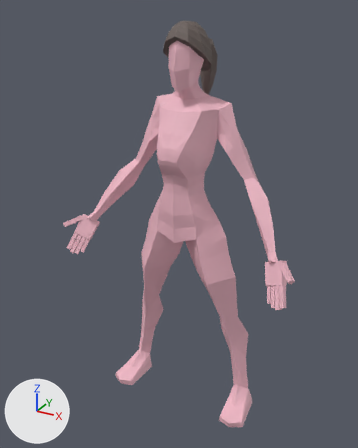
The Blender file promo/models/extra_female.blend, before and after one commit.
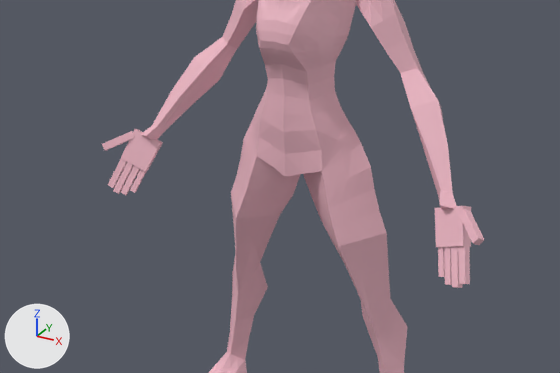
Old and new are each drawn whole from a 50 mm lens placed at (0.876, -1.738, 1.674), pointed at (-0.035, -0.081, 0.846) and again close up on the part from 0% to 95% of the width and 30% to 81% of the height. Lighting does not change. The marker at lower left points along +X, +Y and +Z. The first two pictures are the older version.

Script lines for the objects in view, before the commit:
```python
me_extra_female_mesh = bpy.data.meshes.new('Extra_female_Mesh')
me_extra_female_mesh.from_pydata(...)  # 1844 vertices, 1508 faces; spans x -0.51..0.51, y -0.28..0.04, z 0.0..1.61
me_extra_female_mesh.materials.append(mat_extra_female_mat)  # pink #efb8c5
ob_extra_female_body = bpy.data.objects.new('Extra_female_Body', me_extra_female_mesh)
ob_extra_female_body.location = (0.0, 0.0, 0.0)
```
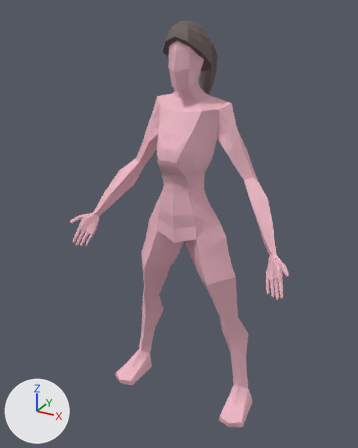
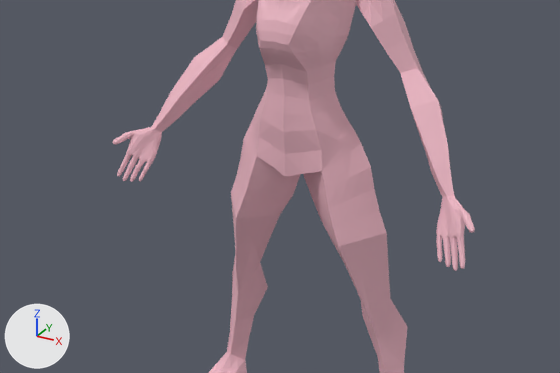
Edits to the bpy script that builds the scene:
```text
Change me_extra_female_mesh:
    used by ob_extra_female_body; location = (0.0, 0.0, 0.0)
    remove me_extra_female_mesh.from_pydata(...)  # 1844 vertices, 1508 faces; spans x -0.51..0.51, y -0.28..0.04, z 0.0..1.61
    add me_extra_female_mesh.from_pydata(...)  # 2452 vertices, 2296 faces; spans x -0.49..0.49, y -0.25..0.04, z 0.0..1.61
    me_extra_female_mesh part 1: 8 loose pieces with 64 vertices, spanning x -0.49..0.49, y -0.28..-0.23, z 0.68..0.73, are deleted
    me_extra_female_mesh part 2: 15 vertices moved from x -0.48..-0.39, y -0.25..-0.17, z 0.72..0.86 to x -0.48..-0.36, y -0.25..-0.14, z 0.72..0.91; 78 vertices removed from x -0.51..-0.38, y -0.27..-0.16, z 0.7..0.86; 414 vertices added at x -0.49..-0.35, y -0.25..-0.11, z 0.72..0.89
    me_extra_female_mesh part 3: 15 vertices moved from x 0.39..0.48, y -0.25..-0.17, z 0.72..0.86 to x 0.36..0.48, y -0.25..-0.14, z 0.72..0.91; 77 vertices removed from x 0.38..0.51, y -0.27..-0.16, z 0.7..0.86; 413 vertices added at x 0.35..0.49, y -0.25..-0.11, z 0.72..0.89
```

Pixel boxes [x1, y1, x2, y2] of what changed, in the close-ups (560 x 373 px):
'Extra_female_Body', reshaped
    before: [102, 0, 484, 373]
    after: [112, 0, 475, 373]
part 1 of me_extra_female_mesh, deleted
    before: [108, 179, 470, 288]
part 2 of me_extra_female_mesh, cut back
    before: [102, 57, 222, 189]
    after: [112, 57, 222, 182]
part 3 of me_extra_female_mesh, cut back
    before: [410, 100, 484, 278]
    after: [410, 100, 475, 271]
